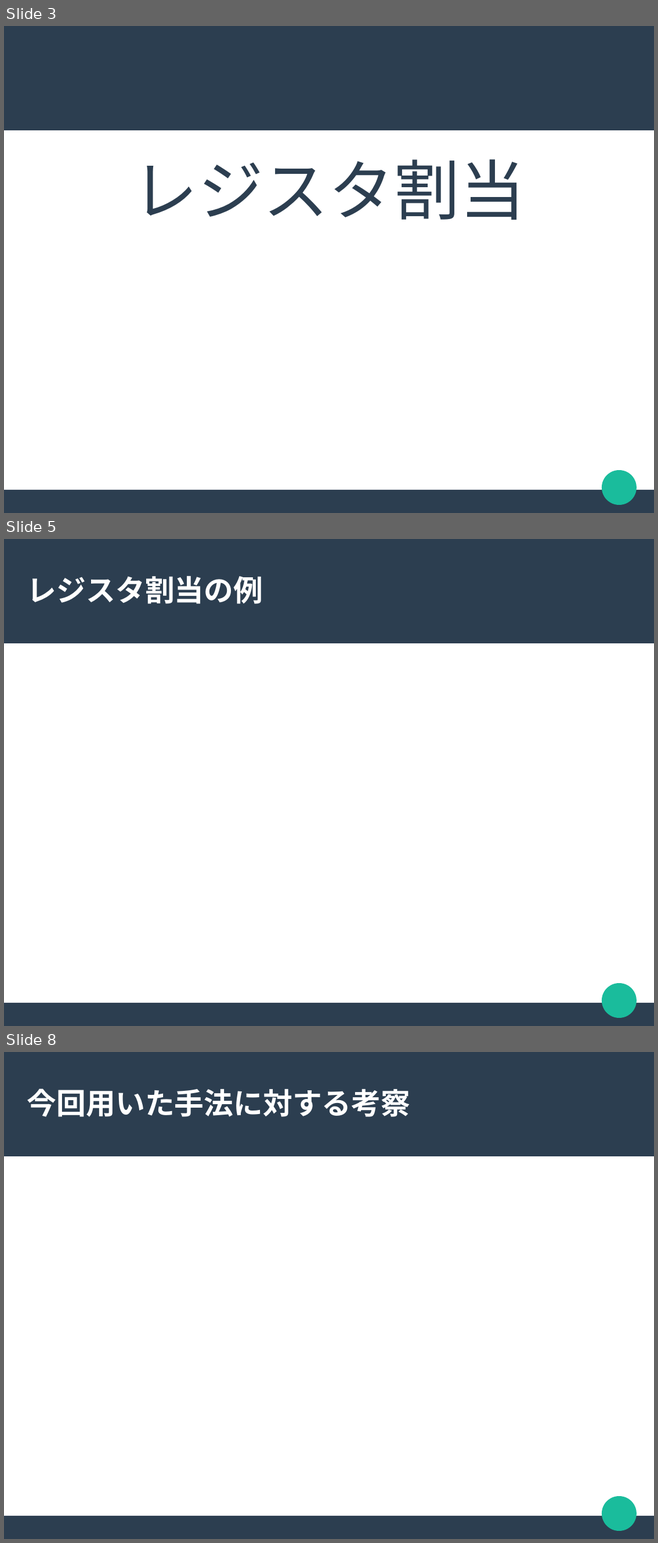
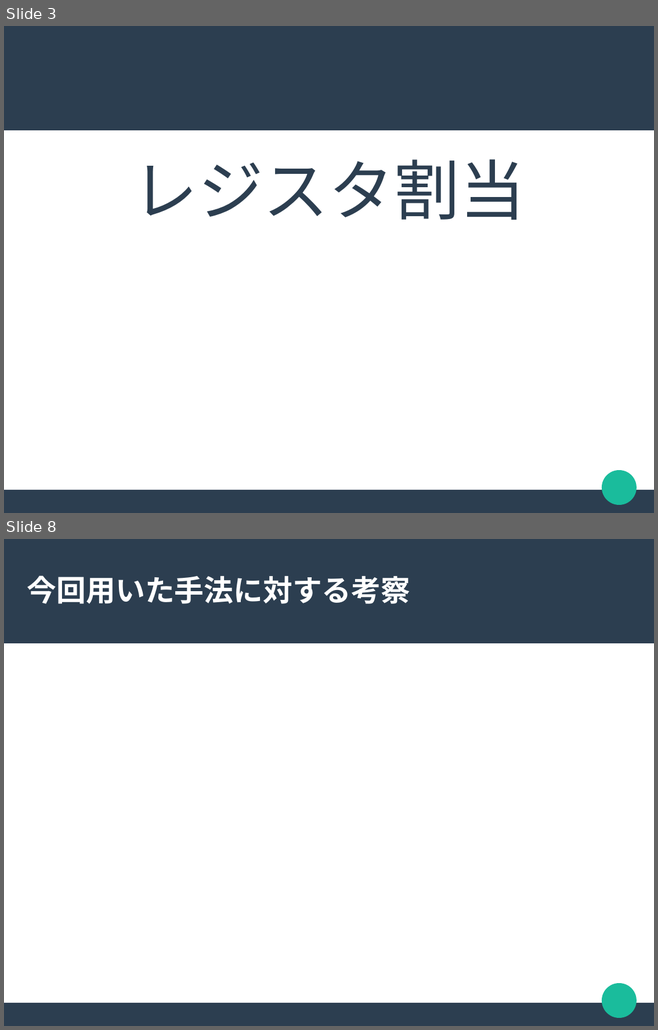
Before and after one commit to akawashiro/hml, a slide deck: hml.odp. Shown one above the other, each under a label of ours: slides 3, 5 and 8 before the commit, slides 3 and 8 after it; the slides between them are not shown. The pictures are 658x1543 and 658x1030 pixels, drawn with LibreOffice and Linux fonts; fonts in the diff are those of the drawing. Boxes give left, top, right and bottom in pixels: in the first picture for what was removed or moved away, otherwise in the second. Text is boxed around its words. In the diff, an @@ line names an element or a change of style, - is before the commit and + after.

```diff
--- a/hml.odp
+++ b/hml.odp
@@ slide 5 removed at [4,539,654,1026], background #FFFFFF; not listed: 3 template elements that a slide beside it also shows @@
@@ title removed at [27,576,263,604] @@
-レジスタ割当の例
```
Also in this commit, not shown: 3 slides changed, 2 slides added, 1 other slide removed.
